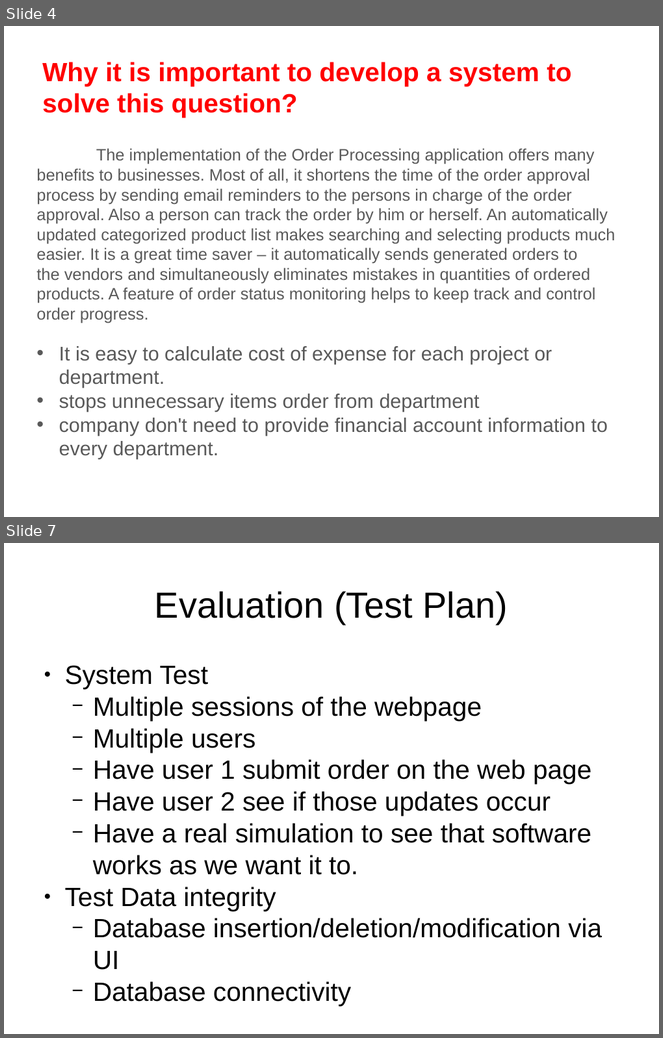
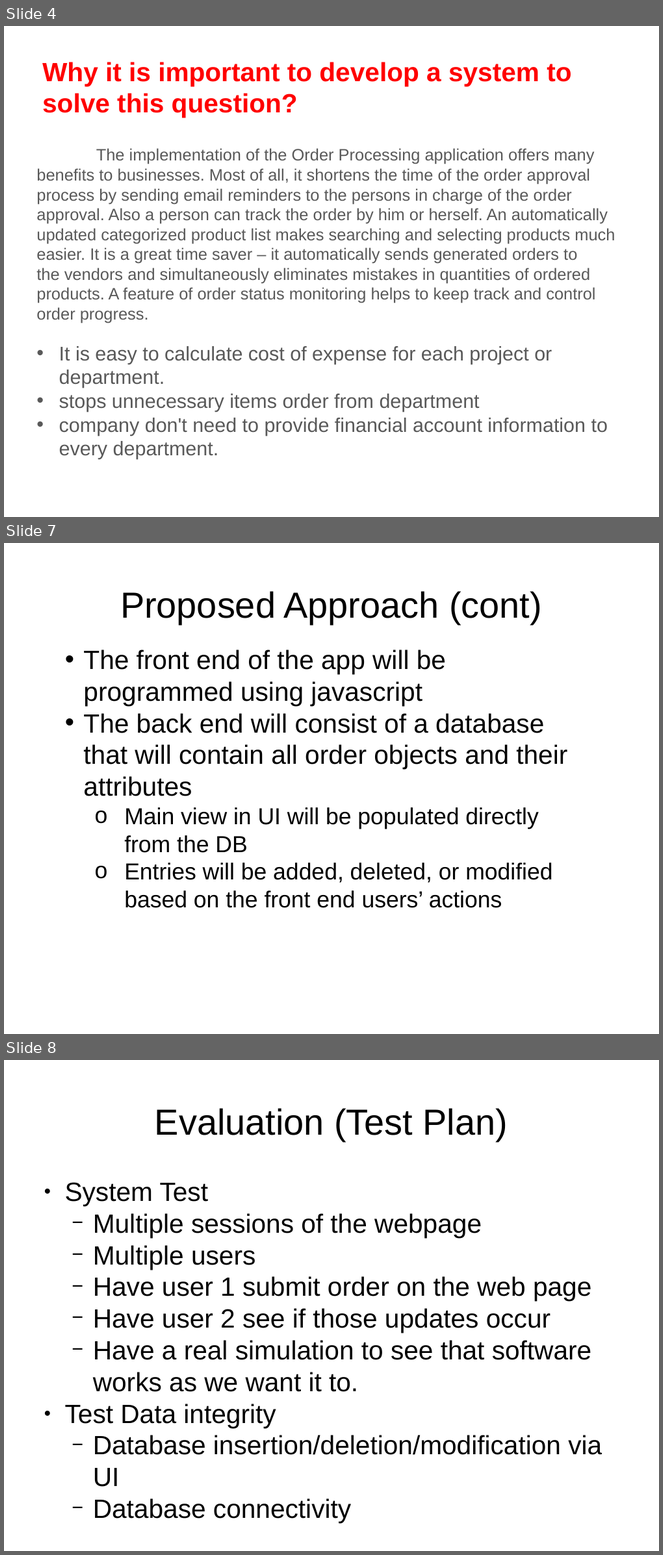
Before and after one commit to mkhalid578/orderProcessing, a slide deck: Project_Proposal.pptx. Shown one above the other, each under a label of ours: slides 4 and 7 before the commit, slides 4, 7 and 8 after it; the slides between them are not shown. The pictures are 663x1038 and 663x1555 pixels, drawn with LibreOffice and Linux fonts; fonts in the diff are those of the drawing. Boxes give left, top, right and bottom in pixels: in the first picture for what was removed or moved away, otherwise in the second. Text is boxed around its words. In the diff, an @@ line names an element or a change of style, - is before the commit and + after.

```diff
--- a/Project_Proposal.pptx
+++ b/Project_Proposal.pptx
@@ slide 7 added at box(4, 543, 659, 1034), background #FFFFFF @@
@@ text added at box(120, 591, 542, 624), 44 pt, text #000000 @@
+Proposed Approach (cont)
@@ text added at box(83, 650, 568, 908), 32 pt, text #000000 @@
+• The front end of the app will be programmed using javascript
+• The back end will consist of a database that will contain all order objects and their attributes
+  o Main view in UI will be populated directly from the DB
+  o Entries will be added, deleted, or modified based on the front end users’ actions
@@ what was slide 7 is now slide 8 @@
```
Also in this commit, not shown: 1 slide changed, 1 other slide added, 1 slide removed.
